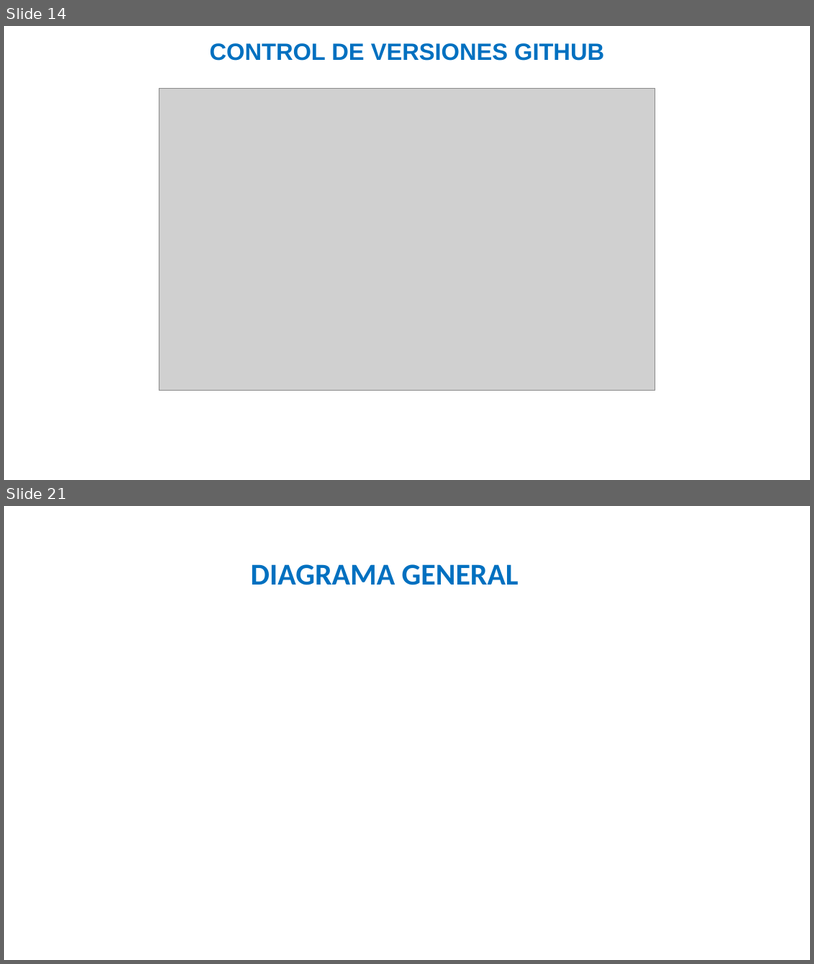
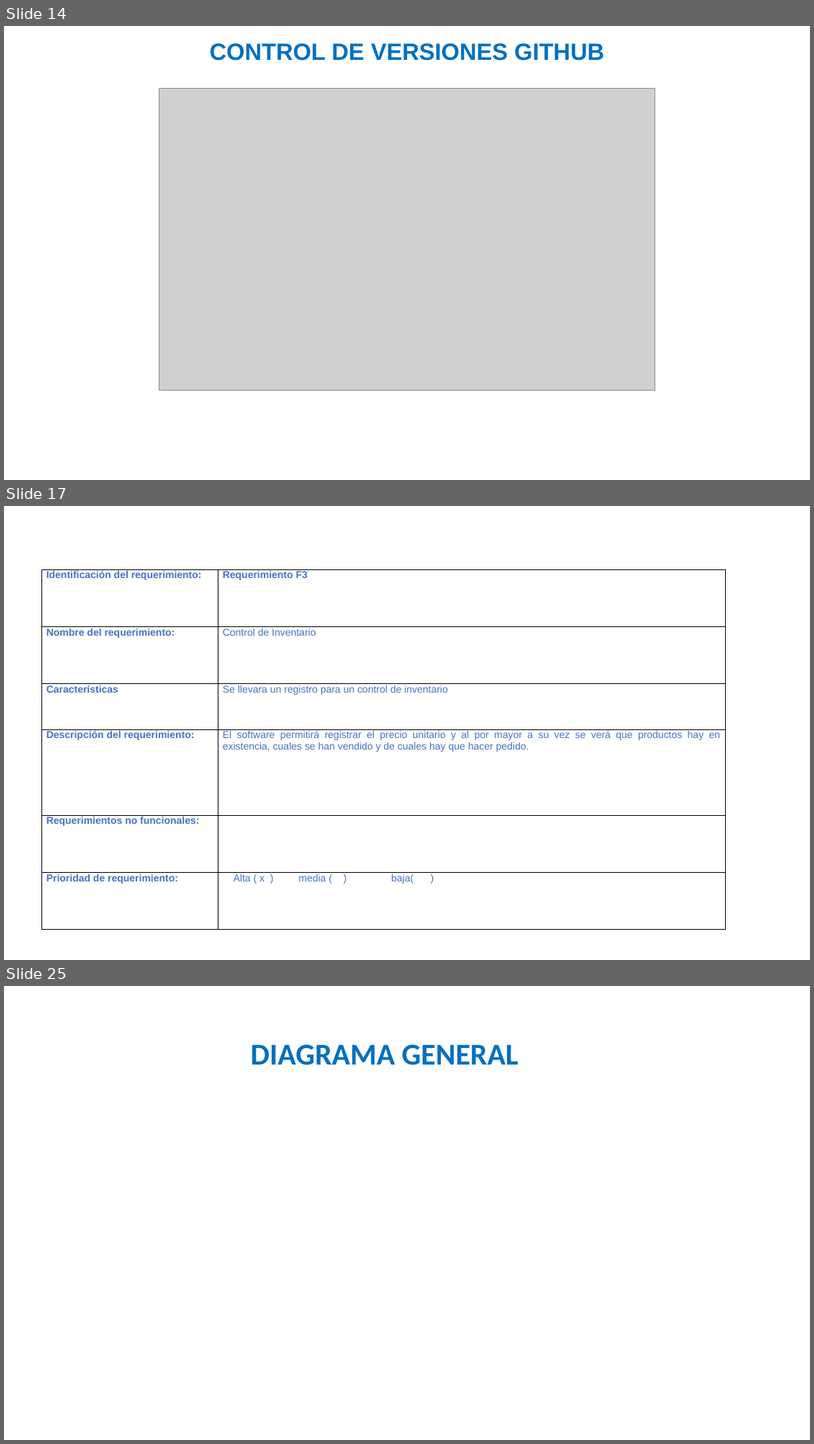
Before and after one commit to julianforero19/PROYECTO_QAM, a slide deck: PLANTILLA_PRESENTACION_AVANCES_PROYECTO_.pptx. Shown one above the other, each under a label of ours: slides 14 and 21 before the commit, slides 14, 17 and 25 after it; the slides between them are not shown. The pictures are 814x964 and 814x1444 pixels, drawn with LibreOffice and Linux fonts; fonts in the diff are those of the drawing; grey boxes stand for pictures; background and template pictures are left out. Boxes give left, top, right and bottom in pixels: in the first picture for what was removed or moved away, otherwise in the second. Text is boxed around its words. In the diff, an @@ line names an element or a change of style, - is before the commit and + after.

```diff
--- a/PLANTILLA_PRESENTACION_AVANCES_PROYECTO_.pptx
+++ b/PLANTILLA_PRESENTACION_AVANCES_PROYECTO_.pptx
@@ slide 17 added at (4, 506, 810, 960), background picture (left out) @@
@@ table added at (41, 569, 726, 929), 6 rows, 2 columns @@
+Identificación del requerimiento: | Requerimiento F3
+Nombre del requerimiento: | Control de Inventario
+Características | Se llevara un registro para un control de inventario
+Descripción del requerimiento: | El software permitirá registrar el precio unitario y al por mayor a su vez se verá que productos hay en existencia, cuales se han vendido y de cuales hay que hacer pedido.
+Requerimientos no funcionales: | 
+Prioridad de requerimiento: | Alta ( x ) media ( ) baja( )
@@ what was slide 21 is now slide 25 @@
```
Also in this commit, not shown: 2 slides changed, 7 other slides added, 4 slides removed, 1 other file.
